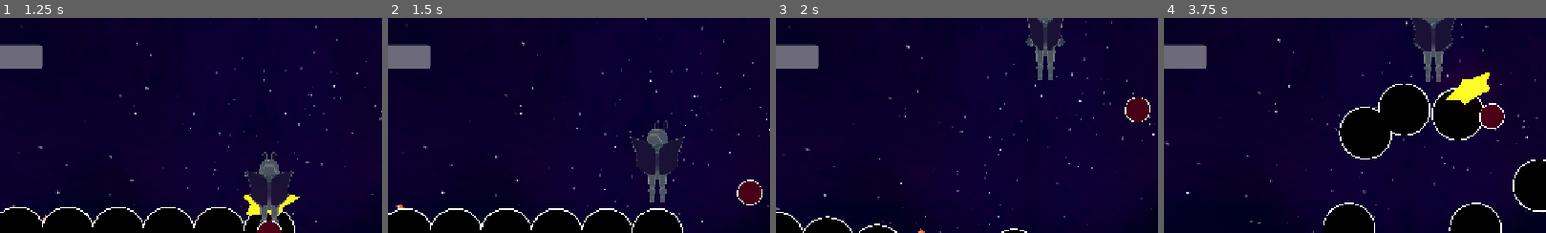
Above: before the commit, frames 1-4 (left to right).
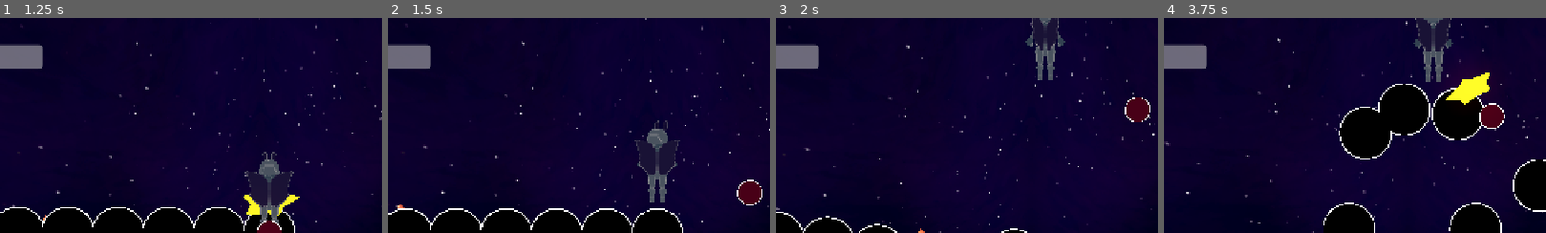
Above: after the commit, the same moments.

Repository: thomaskareka/csce552-3d
Game: Godot game, scene res://scenes/MainMenu.tscn
Same seed, same stepped clock (60 frames per second), same inputs: the game is played once before the commit and once after it.
Inputs (mouse positions are % of the whole screen's width and height, from its top left):
- Up to frame 1 (1.25 s): click "PLAY" at 0.5 s
- Up to frame 2 (1.5 s): move the mouse to (55, 50) at 1.27 s; press the mouse at (55, 50) at 1.28 s; hold W (move_up) from 1.28 s (still down)
- Up to frame 3 (2 s): keep holding W (move_up)
- Up to frame 4 (3.75 s): keep holding W (move_up); move the mouse to (45, 50) at 2.02 s; release the mouse at (45, 50) at 2.03 s; right-click (45, 50) at 2.1 s; move the mouse to (52, 48) at 2.77 s; press the mouse at (52, 48) at 2.78 s; move the mouse to (49, 52) at 3.52 s; release the mouse at (49, 52) at 3.53 s; right-click (49, 52) at 3.6 s
The pictures show only the part of the screen within x 15-65%, y 0-50%; the shares and areas given below are measured in that part.

Frame 1 is identical in both runs. In frame 2, 0.2% of the frame differs, in the area x 63-78%, y 55-73%; in frame 3, 0.2%; in frame 4, 0.3%, in the area x 64-77%, y 0-17%.

Commit message:
scale animation speed by movement speed

Diff:
--- a/components/gameplay/user_input.gd
+++ b/components/gameplay/user_input.gd
@@ -1,7 +1,7 @@
 extends Node
 
 @onready var parent: CharacterBody3D = get_parent()
-var moth_model
+var moth_model: MothModel
 @onready var aim_indicator: MeshInstance3D = $"../AimIndicator"
 @onready var basic_projectile_manager: ProjectileManager = $"../BasicAttack"
 @onready var strong_projectile_manager: ProjectileManager = $"../StrongAttack"
@@ -101,6 +101,7 @@
 
 	parent.velocity = current_velocity
 	parent.move_and_slide()
+	moth_model.set_speed(parent.velocity.length() * 1.5 / max_velocity + 1.0)
 
 func _handle_aim(delta: float) -> void:
 	var joystick_raw = Input.get_vector("aim_right", "aim_left", "aim_down", "aim_up", 0.1)
--- a/moth.gd
+++ b/moth.gd
@@ -1,6 +1,7 @@
 extends Node3D
 class_name MothModel
 @onready var skeleton: Skeleton3D = $Armature/Skeleton3D
+@onready var animation_player: AnimationPlayer = $AnimationPlayer
 const HEAD_BONE = "head"
 
 var head_bone_index: int
@@ -22,3 +23,6 @@
 	bone_pose.basis = new_basis
 
 	skeleton.set_bone_global_pose_override(head_bone_index, bone_pose, 1.0, true)
+
+func set_speed(rate: float):
+	animation_player.speed_scale = rate
--- a/moth.tscn
+++ b/moth.tscn
@@ -5,3 +5,22 @@
 
 [node name="moth" instance=ExtResource("1_3bc02")]
 script = ExtResource("2_fog0t")
+
+[node name="Skeleton3D" parent="Armature" index="0"]
+bones/5/rotation = Quaternion(-0.008858776, -0.0031205807, 0.33223546, 0.94314975)
+bones/6/rotation = Quaternion(0.018498236, -3.0267988e-09, 0.17364818, 0.9846341)
+bones/7/rotation = Quaternion(-0.50467426, 0.50467396, 0.4952818, 0.4952819)
+bones/8/rotation = Quaternion(-0.7071069, 1.9098726e-08, -1.1778574e-07, 0.70710665)
+bones/9/rotation = Quaternion(-0.7071069, 1.9098726e-08, -1.1778574e-07, 0.70710665)
+bones/10/rotation = Quaternion(-0.7071069, 1.9098726e-08, -1.1778574e-07, 0.70710665)
+bones/12/rotation = Quaternion(-0.008858776, 0.0031205807, -0.33223546, 0.94314975)
+bones/13/rotation = Quaternion(0.018498236, 3.0267988e-09, -0.17364818, 0.9846341)
+bones/14/rotation = Quaternion(-0.50467426, -0.50467396, -0.4952818, 0.4952819)
+bones/15/rotation = Quaternion(-0.7071069, -1.9098701e-08, 1.1778569e-07, 0.70710665)
+bones/16/rotation = Quaternion(-0.7071069, -1.9098701e-08, 1.1778569e-07, 0.70710665)
+bones/17/rotation = Quaternion(-0.7071069, -1.9098701e-08, 1.1778569e-07, 0.70710665)
+bones/20/rotation = Quaternion(0.001742148, -0.061111256, 0.9981294, -0.00010668016)
+bones/23/rotation = Quaternion(-0.046166334, 0.13122581, -0.5174382, 0.8443377)
+bones/24/rotation = Quaternion(0.090270095, 0.2585698, -0.75633734, 0.59409326)
+bones/25/rotation = Quaternion(-0.04616649, -0.13122596, 0.5174382, 0.8443377)
+bones/26/rotation = Quaternion(0.090269916, -0.25856996, 0.7563373, 0.59409326)
